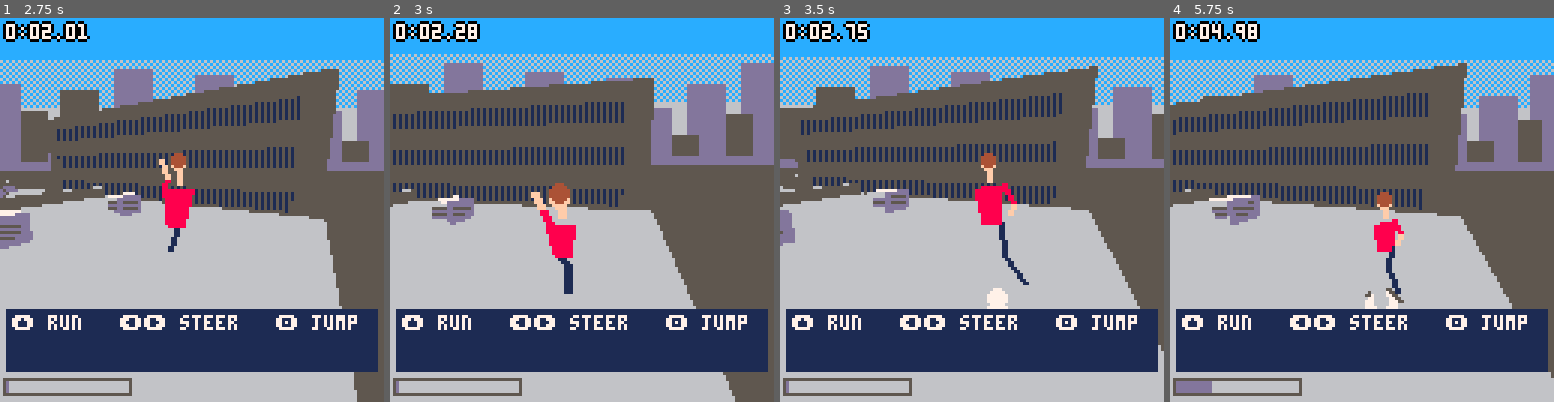
Above: before the commit, frames 1-4 (left to right).
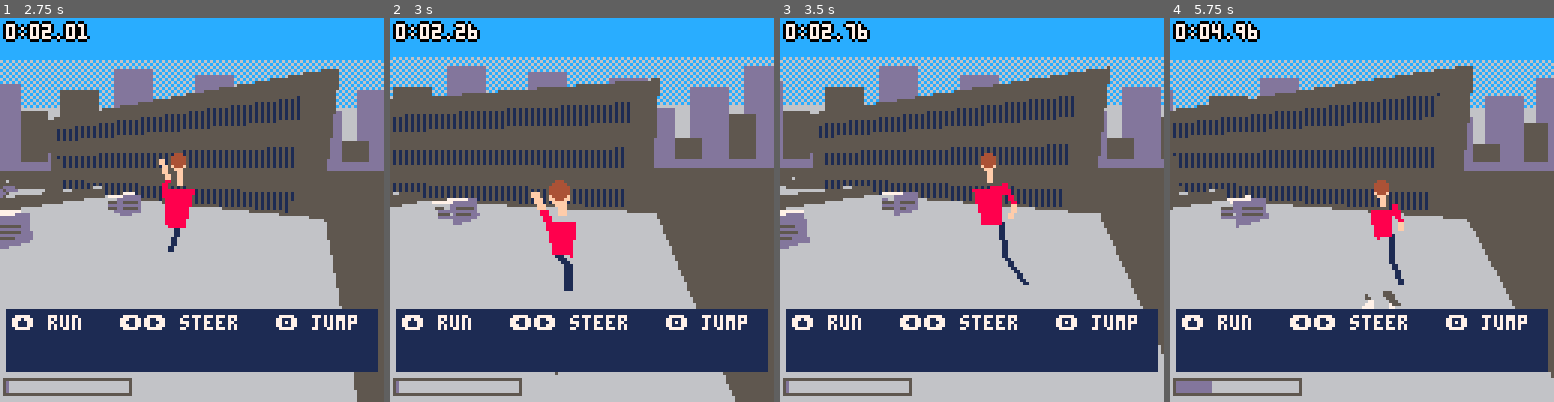
Above: after the commit, the same moments.

Repository: 6Lilith6/PARKOUR
Game: PICO-8 cartridge parkour.p8
The game is run twice, just before and just after one commit, with the same random seed, the same clock (stepped at 60 frames per second) and the same inputs.
Inputs:
- Up to frame 1 (2.75 s): tap X (X key) at 0.33, 1.07, 1.85 s; tap O (Z key) at 0.7, 1.7, 2.1, 2.5 s; hold Right 1.6-2.1 s; hold Up 2.15-2.42 s; hold Right from 2.47 s (still down)
- Up to frame 2 (3 s): keep holding Right; tap O (Z key) at 2.9 s; tap X (X key) at 2.97 s
- Up to frame 3 (3.5 s): release Right at 3.03 s; hold Left from 3.08 s (still down); tap O (Z key) at 3.3 s
- Up to frame 4 (5.75 s): release Left at 3.58 s; hold Down 3.63-3.97 s; tap O (Z key) every 0.4 s from 3.7 to 5.7 s; hold Right 4.02-4.68 s; tap X (X key) at 4.08, 5.2 s; hold Up 4.73-5.03 s; hold Left 5.08-5.68 s; hold Down from 5.73 s (still down)

Frame 1 is identical in both runs. In frame 2, 4.0% of the frame differs, in the area x 0-100%, y 0-96%; in frame 3, 7.8%, in the area x 0-100%, y 0-88%; in frame 4, 6.6%.

Commit message:
Correct painter's order: topological sort over screen-overlapping boxes
The insertion sort with a pairwise separating-plane comparator was not
transitive, so large roofs could be painted under distant buildings.
Visible boxes are now projected once (screen bounds, off-screen cull)
and ordered by DFS over pairs whose bounds overlap. Pairs separated by
a plane through the camera, or by planes that disagree, get no
constraint; intersecting boxes fall back to distance. A checker over 27
random viewpoints finds no remaining misorders.

Co-Authored-By: Claude Opus 5.5 <noreply@anthropic.com>
Claude-Session: https://claude.ai/code/session_013dHcJmQw6YEhdeW29Hzu4g

Diff:
--- a/parkour.p8
+++ b/parkour.p8
@@ -1045,34 +1045,45 @@
 -- corner order per axis so that
 -- 1-2 and 4-3 are vertical edges
 faces={split"0,2,6,4",split"0,1,5,4",split"0,2,3,1"}
+ubx=split"-999,-999,999,999"
 fpat={0x3333,0x5555,0x7777,0x5a5a}
 
--- a should be drawn before b?
+-- must a be drawn before b?
+-- every separating plane must have
+-- the camera on the same side (if
+-- not, or the camera is between
+-- them, they can't overlap: no
+-- constraint). intersecting boxes
+-- fall back to distance
 function behind(a,b)
+ local r
  for i=1,3 do
-  local c=cpos[i]
+  local c,s=cpos[i]
   if a[i+3]<=b[i] then
-   if c>=b[i] then return true end
-   if c<=a[i+3] then return false end
+   s=c>=b[i] and 1 or c<=a[i+3] and 0 or 2
   elseif b[i+3]<=a[i] then
-   if c<=b[i+3] then return true end
-   if c>=a[i] then return false end
-  end
- end
- return a.d>b.d
+   s=c<=b[i+3] and 1 or c>=a[i] and 0 or 2
+  end
+  if s then
+   if s==2 or r and r~=s then r=2 break end
+   r=s
+  end
+ end
+ return r==1 or not r and a.d>b.d
 end
 
 function render()
  sky()
  -- player pseudo-box joins sort
  plb[1],plb[2],plb[3],plb[4],plb[5],plb[6]=px-r,py,pz-r,px+r,py+ph,pz+r
- -- d: centre distance (sort tie
+ -- d: centre distance (tie
  -- break), e: gap distance (fog).
- -- only boxes in range and not
- -- behind the camera get sorted
- local v,o={},{}
+ -- boxes in range and in front
+ -- get camera-space corners and
+ -- screen bounds
+ local v,o,out={},{},{}
  for b in all(dl) do
-  local d,e,f=0,0,0
+  local d,e,f,bx=0,0,0
   for i=1,3 do
    local c,m=cpos[i],(b[i]+b[i+3])/2
    d+=abs(m-c)
@@ -1080,23 +1091,40 @@
    f+=(m-c)*cfw[i]
   end
   b.d,b.e=d,e
-  add(e<50 and f>-b.rad and v or o,b)
- end
- -- insertion sort: list stays
- -- nearly sorted frame to frame
- for i=2,#v do
-  local b,j=v[i],i-1
-  while j>0 and behind(b,v[j]) do
-   v[j+1]=v[j]
-   j-=1
-  end
-  v[j+1]=b
- end
- for b in all(v) do
-  if b==plb then drawplayer() else drawbox(b) end
- end
- for b in all(o) do add(v,b) end
- dl=v
+  if e<50 and f>-b.rad then
+   bx,b.cs=split"999,999,-999,-999",{}
+   b.bx=bx
+   for i=0,7 do
+    local c={tocam(b[1+i%2*3],b[2+flr(i/2)%2*3],b[3+flr(i/4)*3])}
+    b.cs[i]=c
+    -- corner behind us: unbounded
+    local s=c[3]>near and proj(c) or ubx
+    bx[1],bx[2],bx[3],bx[4]=min(bx[1],s[1]),min(bx[2],s[2]),max(bx[3],s[3] or s[1]),max(bx[4],s[4] or s[2])
+   end
+  end
+  -- on screen?
+  add(e<50 and f>-b.rad and bx[3]>=0 and bx[1]<128 and bx[4]>=0 and bx[2]<128 and v or o,b)
+ end
+ -- painter's order: topological
+ -- sort over screen-overlapping
+ -- pairs (dfs, back to front)
+ fr=(fr or 0)+1
+ local function visit(b)
+  if b.mk~=fr then
+   b.mk=fr
+   local x0,y0,x1,y1=unpack(b.bx)
+   for i=1,#v do
+    local a=v[i]
+    local p=a.bx
+    if p[1]<x1 and p[3]>x0 and p[2]<y1 and p[4]>y0 and behind(a,b) then visit(a) end
+   end
+   add(out,b)
+   if b==plb then drawplayer() else drawbox(b) end
+  end
+ end
+ for b in all(v) do visit(b) end
+ for b in all(o) do add(out,b) end
+ dl=out
  beacon()
  -- ghost of the best run
  local i=flr(tm/4)*3
@@ -1114,13 +1142,7 @@
 end
 
 function drawbox(b)
- local m,cs,vis=mats[b.m],{},0
- for i=0,7 do
-  local c={tocam(b[1+i%2*3],b[2+flr(i/2)%2*3],b[3+flr(i/4)*3])}
-  if c[3]>near then vis+=1 end
-  cs[i]=c
- end
- if vis==0 then return end
+ local m,cs=mats[b.m],b.cs
  local fog=b.e>40 and 2 or b.e>26 and 1 or 0
  for ax=1,3 do
   for sd=0,1 do
--- a/src/render.lua
+++ b/src/render.lua
@@ -53,34 +53,45 @@
 -- corner order per axis so that
 -- 1-2 and 4-3 are vertical edges
 faces={split"0,2,6,4",split"0,1,5,4",split"0,2,3,1"}
+ubx=split"-999,-999,999,999"
 fpat={0x3333,0x5555,0x7777,0x5a5a}
 
--- a should be drawn before b?
+-- must a be drawn before b?
+-- every separating plane must have
+-- the camera on the same side (if
+-- not, or the camera is between
+-- them, they can't overlap: no
+-- constraint). intersecting boxes
+-- fall back to distance
 function behind(a,b)
+ local r
  for i=1,3 do
-  local c=cpos[i]
+  local c,s=cpos[i]
   if a[i+3]<=b[i] then
-   if c>=b[i] then return true end
-   if c<=a[i+3] then return false end
+   s=c>=b[i] and 1 or c<=a[i+3] and 0 or 2
   elseif b[i+3]<=a[i] then
-   if c<=b[i+3] then return true end
-   if c>=a[i] then return false end
-  end
- end
- return a.d>b.d
+   s=c<=b[i+3] and 1 or c>=a[i] and 0 or 2
+  end
+  if s then
+   if s==2 or r and r~=s then r=2 break end
+   r=s
+  end
+ end
+ return r==1 or not r and a.d>b.d
 end
 
 function render()
  sky()
  -- player pseudo-box joins sort
  plb[1],plb[2],plb[3],plb[4],plb[5],plb[6]=px-r,py,pz-r,px+r,py+ph,pz+r
- -- d: centre distance (sort tie
+ -- d: centre distance (tie
  -- break), e: gap distance (fog).
- -- only boxes in range and not
- -- behind the camera get sorted
- local v,o={},{}
+ -- boxes in range and in front
+ -- get camera-space corners and
+ -- screen bounds
+ local v,o,out={},{},{}
  for b in all(dl) do
-  local d,e,f=0,0,0
+  local d,e,f,bx=0,0,0
   for i=1,3 do
    local c,m=cpos[i],(b[i]+b[i+3])/2
    d+=abs(m-c)
@@ -88,23 +99,40 @@
    f+=(m-c)*cfw[i]
   end
   b.d,b.e=d,e
-  add(e<50 and f>-b.rad and v or o,b)
- end
- -- insertion sort: list stays
- -- nearly sorted frame to frame
- for i=2,#v do
-  local b,j=v[i],i-1
-  while j>0 and behind(b,v[j]) do
-   v[j+1]=v[j]
-   j-=1
-  end
-  v[j+1]=b
- end
- for b in all(v) do
-  if b==plb then drawplayer() else drawbox(b) end
- end
- for b in all(o) do add(v,b) end
- dl=v
+  if e<50 and f>-b.rad then
+   bx,b.cs=split"999,999,-999,-999",{}
+   b.bx=bx
+   for i=0,7 do
+    local c={tocam(b[1+i%2*3],b[2+flr(i/2)%2*3],b[3+flr(i/4)*3])}
+    b.cs[i]=c
+    -- corner behind us: unbounded
+    local s=c[3]>near and proj(c) or ubx
+    bx[1],bx[2],bx[3],bx[4]=min(bx[1],s[1]),min(bx[2],s[2]),max(bx[3],s[3] or s[1]),max(bx[4],s[4] or s[2])
+   end
+  end
+  -- on screen?
+  add(e<50 and f>-b.rad and bx[3]>=0 and bx[1]<128 and bx[4]>=0 and bx[2]<128 and v or o,b)
+ end
+ -- painter's order: topological
+ -- sort over screen-overlapping
+ -- pairs (dfs, back to front)
+ fr=(fr or 0)+1
+ local function visit(b)
+  if b.mk~=fr then
+   b.mk=fr
+   local x0,y0,x1,y1=unpack(b.bx)
+   for i=1,#v do
+    local a=v[i]
+    local p=a.bx
+    if p[1]<x1 and p[3]>x0 and p[2]<y1 and p[4]>y0 and behind(a,b) then visit(a) end
+   end
+   add(out,b)
+   if b==plb then drawplayer() else drawbox(b) end
+  end
+ end
+ for b in all(v) do visit(b) end
+ for b in all(o) do add(out,b) end
+ dl=out
  beacon()
  -- ghost of the best run
  local i=flr(tm/4)*3
@@ -122,13 +150,7 @@
 end
 
 function drawbox(b)
- local m,cs,vis=mats[b.m],{},0
- for i=0,7 do
-  local c={tocam(b[1+i%2*3],b[2+flr(i/2)%2*3],b[3+flr(i/4)*3])}
-  if c[3]>near then vis+=1 end
-  cs[i]=c
- end
- if vis==0 then return end
+ local m,cs=mats[b.m],b.cs
  local fog=b.e>40 and 2 or b.e>26 and 1 or 0
  for ax=1,3 do
   for sd=0,1 do
Not shown, changed: README.md
Not shown, changed: parkour.p8.png
